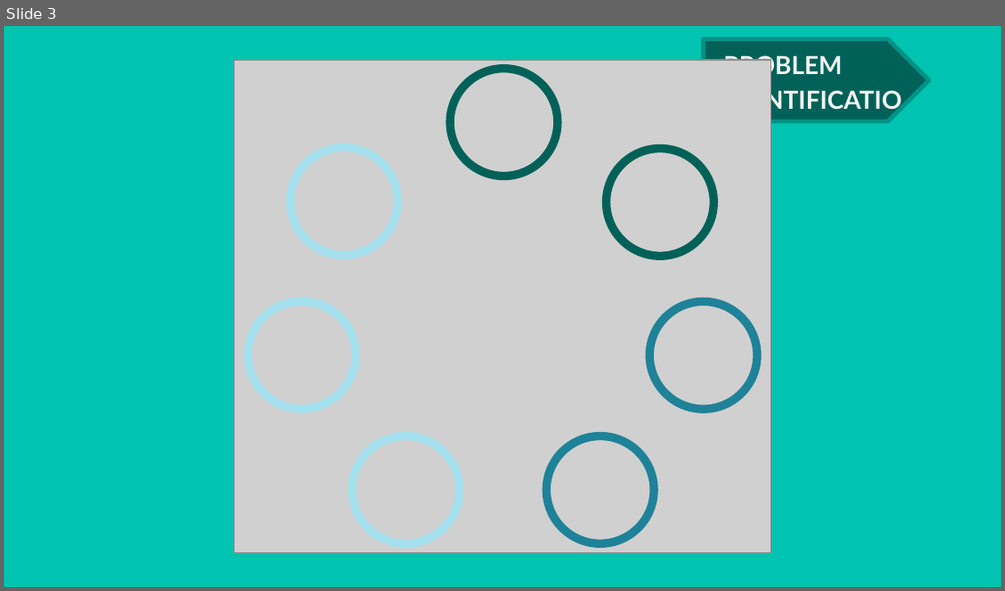
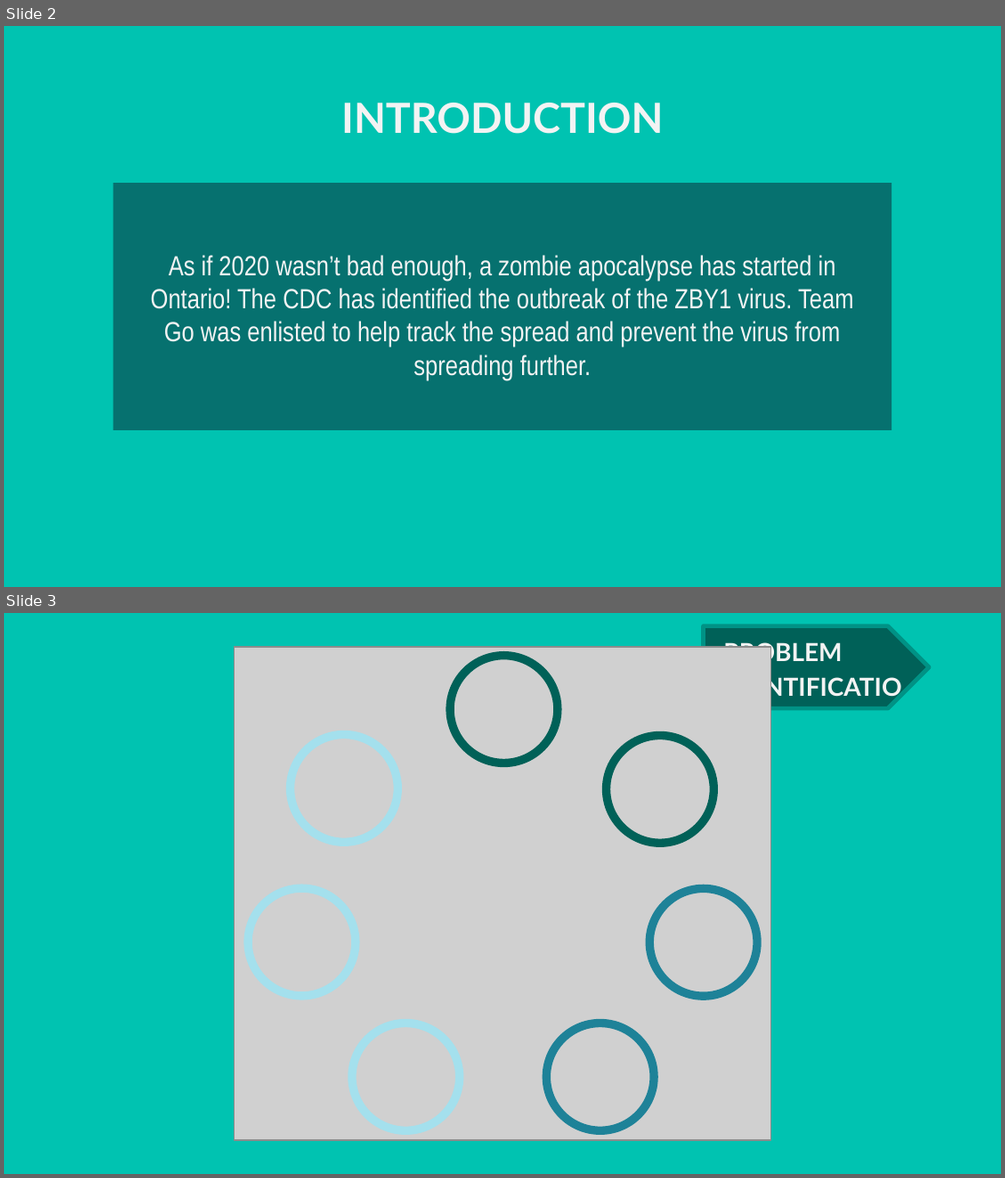
Before and after one commit to jpaglia/oec-2021, a slide deck: TEAMXXX_OEC2021_Programming.pptx. Shown one above the other, each under a label of ours: slide 3 before the commit, slides 2 and 3 after it. The pictures are 1005x591 and 1005x1178 pixels, drawn with LibreOffice and Linux fonts; fonts in the diff are those of the drawing; grey boxes stand for pictures; background and template pictures are left out. Boxes give left, top, right and bottom in pixels: in the first picture for what was removed or moved away, otherwise in the second. Text is boxed around its words. In the diff, an @@ line names an element or a change of style, - is before the commit and + after.

```diff
--- a/TEAMXXX_OEC2021_Programming.pptx
+++ b/TEAMXXX_OEC2021_Programming.pptx
@@ slide 2 added at bbox=[4, 26, 1001, 587], background picture (left out) @@
@@ title added at bbox=[341, 103, 663, 134], 30 pt, text #F3F3F3, bold @@
+INTRODUCTION
@@ text added at bbox=[113, 183, 892, 430], fill #0C343D at 57% opacity, 20 pt, text #F3F3F3 @@
+As if 2020 wasn’t bad enough, a zombie apocalypse has started in Ontario! The CDC has identified the outbreak of the ZBY1 virus. Team Go was enlisted to help track the spread and prevent the virus from spreading further.
```
Also in this commit, not shown: 6 slides changed, 6 other slides added, 7 slides removed, 1 other file.
